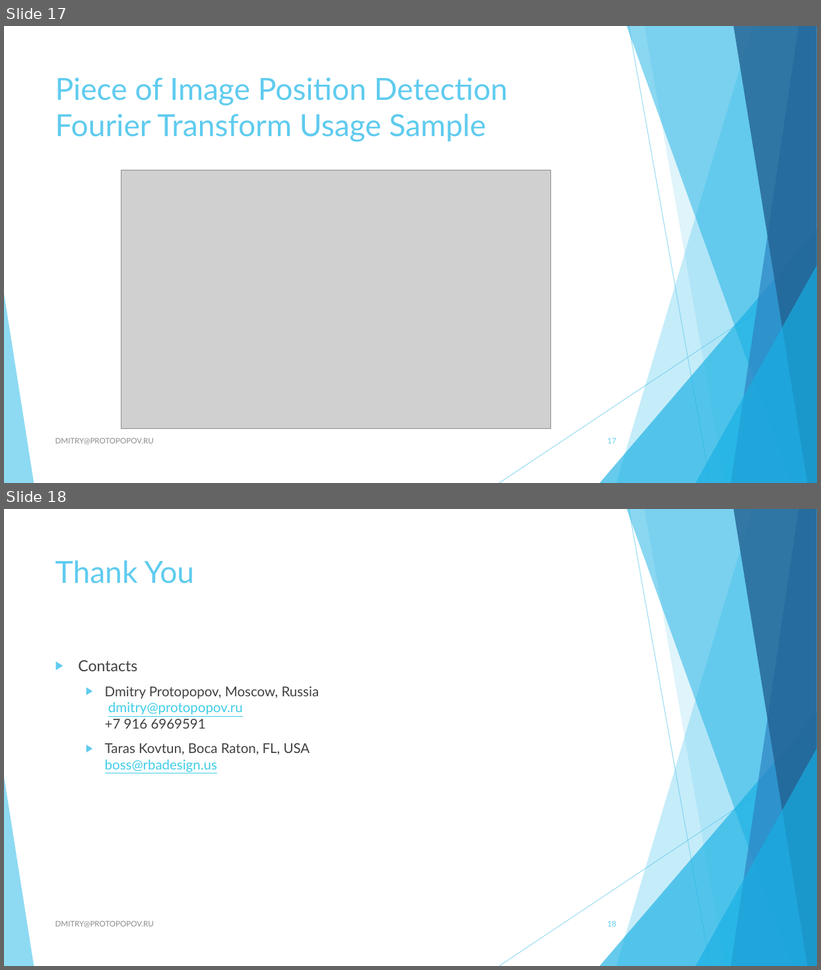
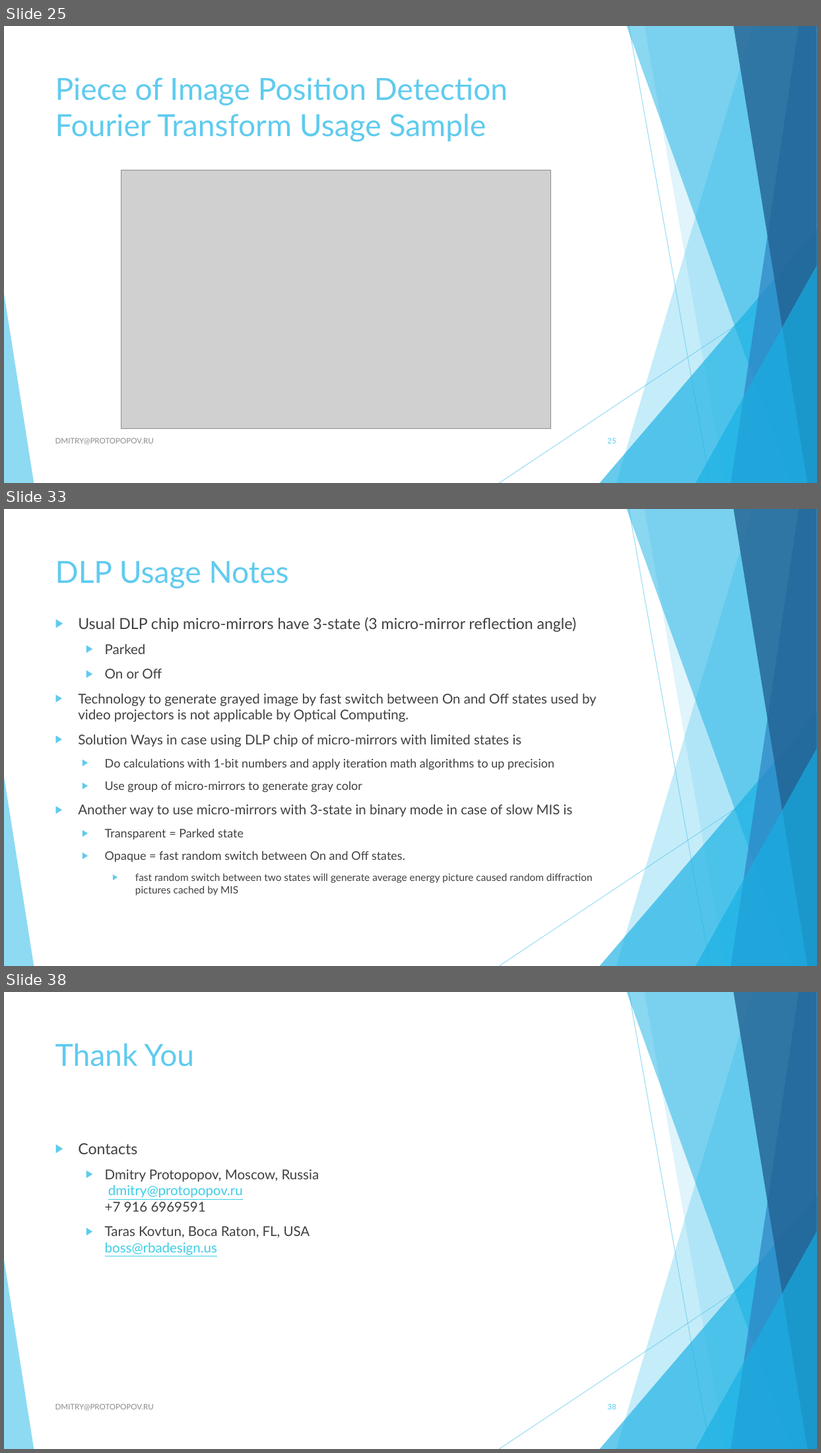
Before and after one commit to dprotopopov/lensProject, a slide deck: Presentations/Optical Box for Optical Computing.pptx. Shown one above the other, each under a label of ours: slides 17 and 18 before the commit, slides 25, 33 and 38 after it; the slides between them are not shown. The pictures are 821x970 and 821x1453 pixels, drawn with LibreOffice and Linux fonts; fonts in the diff are those of the drawing; grey boxes stand for pictures. Boxes give left, top, right and bottom in pixels: in the first picture for what was removed or moved away, otherwise in the second. Text is boxed around its words. In the diff, an @@ line names an element or a change of style, - is before the commit and + after.

```diff
--- a/Presentations/Optical Box for Optical Computing.pptx
+++ b/Presentations/Optical Box for Optical Computing.pptx
@@ slide 33 added at (4,509,817,966), background #FFFFFF; not listed: 10 template elements that a slide beside it also shows @@
@@ title added at (55,561,289,589), 36 pt, text #5FCBEF @@
+DLP Usage Notes
@@ text added at (78,617,597,896), 16 pt, text #404040 @@
+▶ Usual DLP chip micro-mirrors have 3-state (3 micro-mirror reflection angle)
+  ▶ Parked
+  ▶ On or Off
+  ▶ Technology to generate grayed image by fast switch between On and Off states used by video projectors is not applicable by Optical Computing.
+  ▶ Solution Ways in case using DLP chip of micro-mirrors with limited states is
+    ▶ Do calculations with 1-bit numbers and apply iteration math algorithms to up precision
+    ▶ Use group of micro-mirrors to generate gray color
+  ▶ Another way to use micro-mirrors with 3-state in binary mode in case of slow MIS is
+    ▶ Transparent = Parked state
+    ▶ Opaque = fast random switch between On and Off states.
+      ▶ fast random switch between two states will generate average energy picture caused random diffraction pictures cached by MIS
@@ what was slide 17 is now slide 25 @@
@@ page number at (607,438,616,444): text changed @@
-17
+25
@@ what was slide 18 is now slide 38 @@
@@ page number at (607,1404,616,1410): text changed @@
-18
+38
```
Also in this commit, not shown: 1 slide changed, 19 other slides added, 51 other files.
